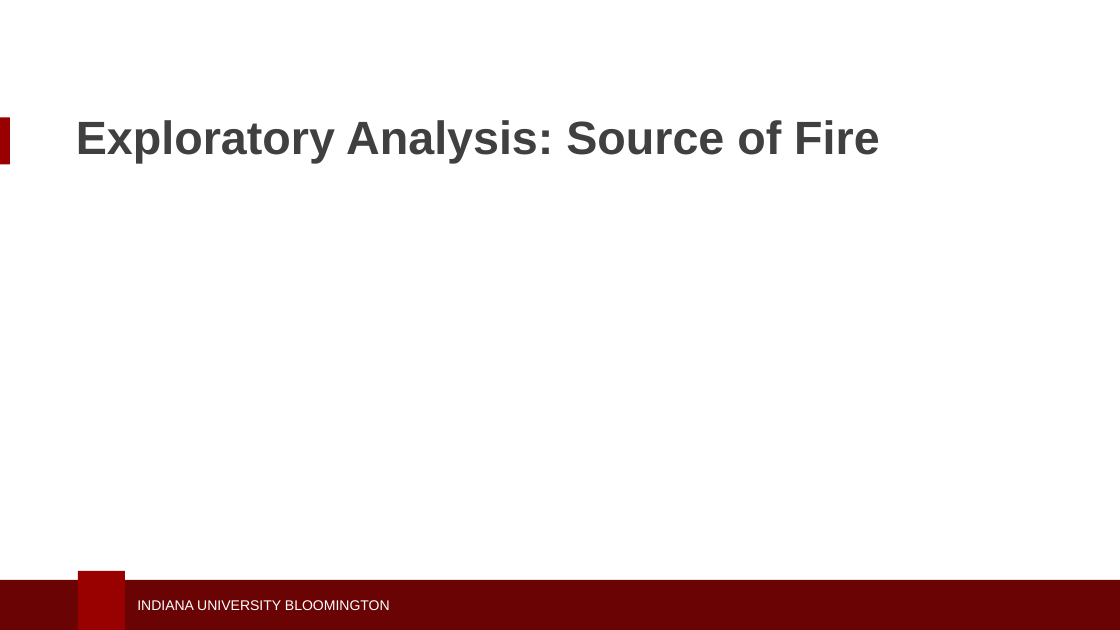
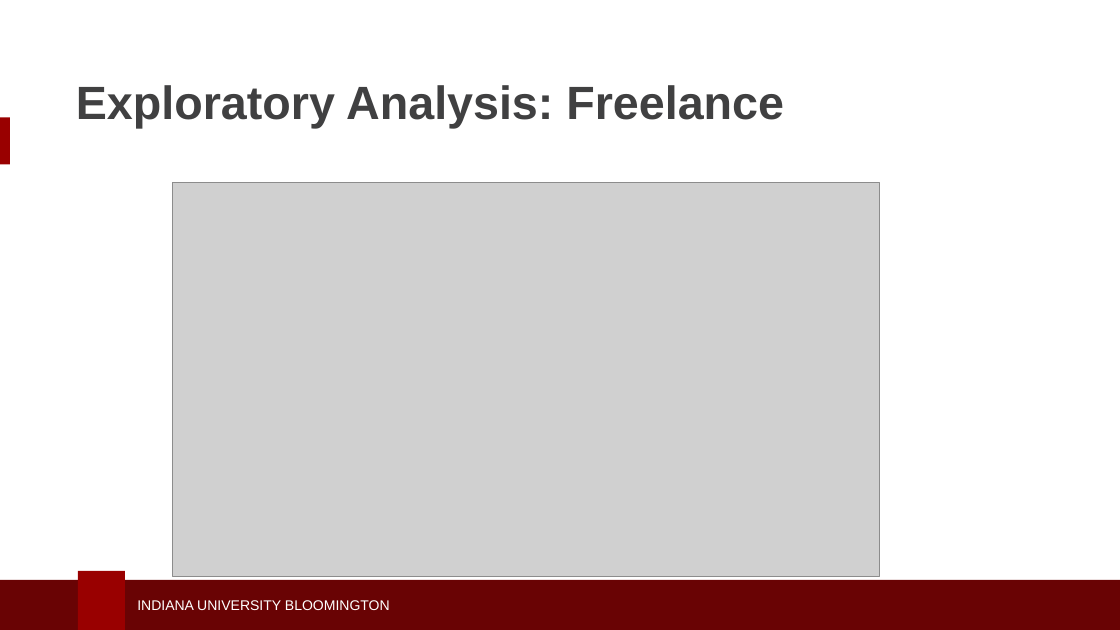
Before and after one commit to seashiva94/data_viz_project, a slide deck: slide 20 of dviz_ppt.pptx. Drawn at 1120x630 pixels with LibreOffice and Linux fonts; fonts in the diff are those of the drawing; grey boxes stand for pictures; background and template pictures are left out. Boxes give left, top, right and bottom in pixels: in the first picture for what was removed or moved away, otherwise in the second. Text is boxed around its words. In the diff, an @@ line names an element or a change of style, - is before the commit and + after.

```diff
--- a/dviz_ppt.pptx
+++ b/dviz_ppt.pptx
@@ text at <box>76,85,784,129</box>: text changed @@
-Exploratory Analysis: Source of Fire
+Exploratory Analysis: Freelance
@@ picture added at <box>172,183,879,577</box> @@
```
Also in this commit, not shown: 11 other slides changed, 7 slides added, 6 slides removed.
